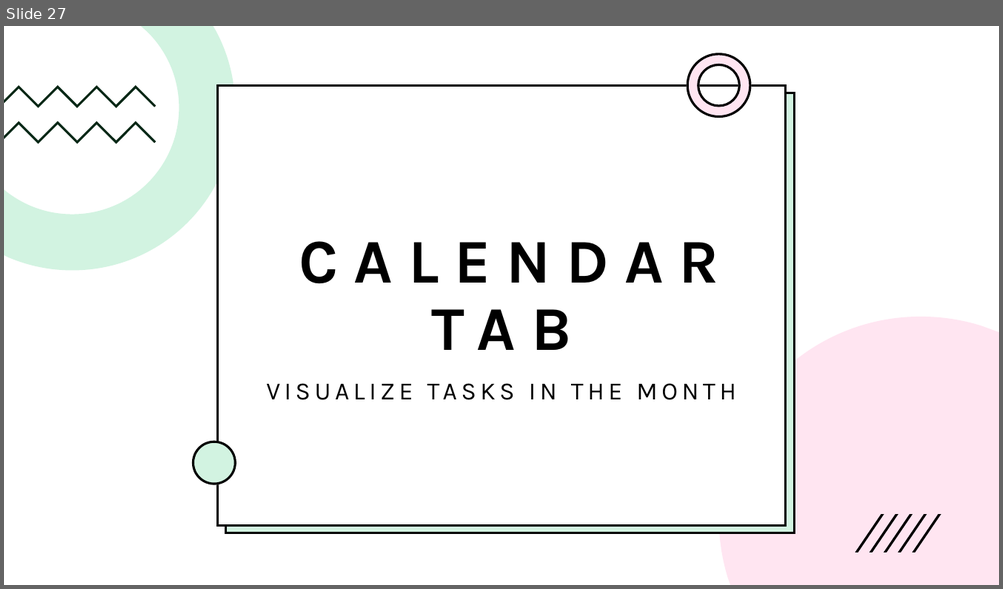
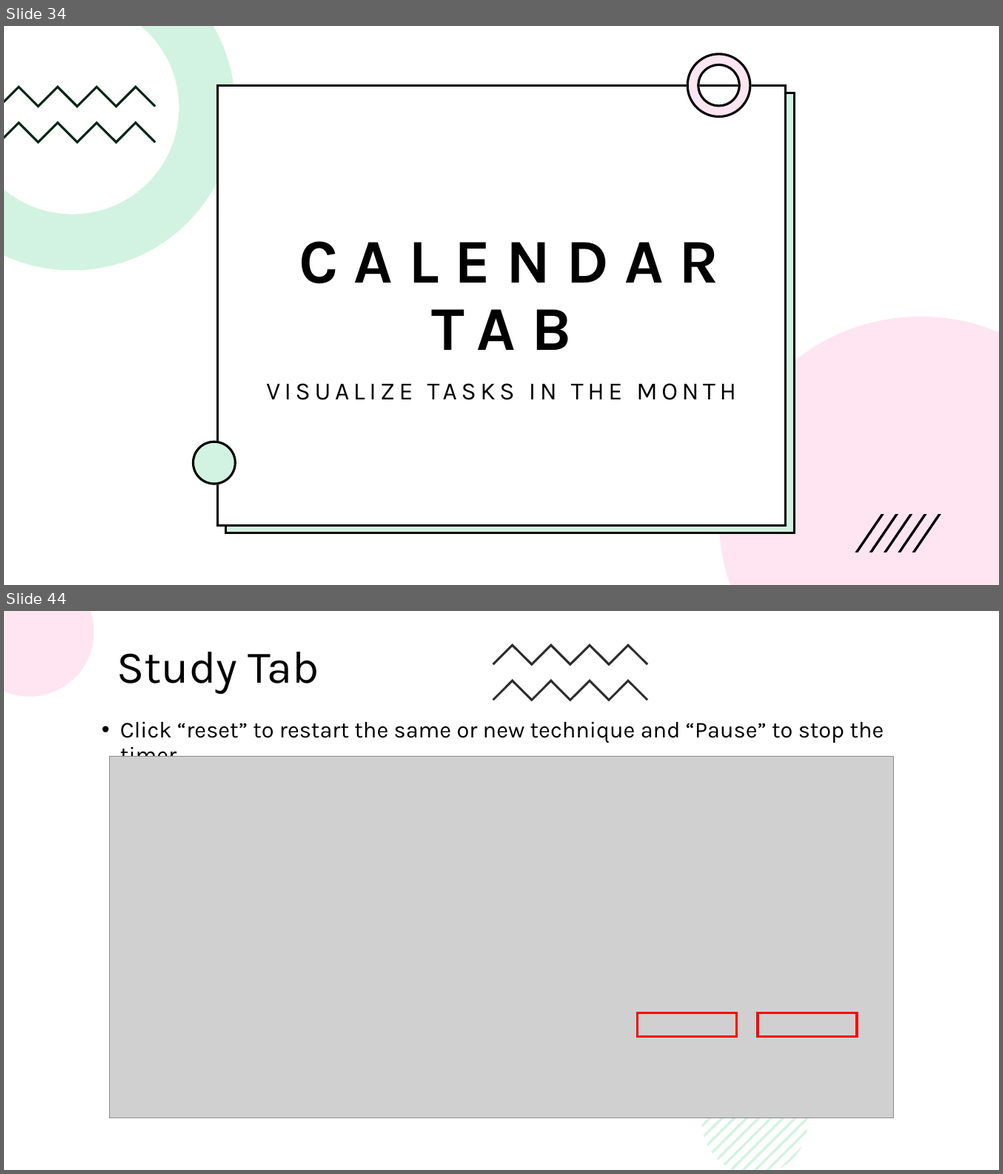
Before and after one commit to BadrGello/Task-Management-App, a slide deck: Documents/Final presentation.pptx. Shown one above the other, each under a label of ours: slide 27 before the commit, slides 34 and 44 after it; the slides between them are not shown. The pictures are 1003x589 and 1003x1174 pixels, drawn with LibreOffice and Linux fonts; fonts in the diff are those of the drawing; grey boxes stand for pictures. Boxes give left, top, right and bottom in pixels: in the first picture for what was removed or moved away, otherwise in the second. Text is boxed around its words. In the diff, an @@ line names an element or a change of style, - is before the commit and + after.

```diff
--- a/Documents/Final presentation.pptx
+++ b/Documents/Final presentation.pptx
@@ slide 44 added at (x1=4, y1=611, x2=999, y2=1170), background #FFFFFF @@
@@ freeform shape added at (x1=4, y1=611, x2=94, y2=697), fill #FF80BD at 20% opacity @@
@@ title added at (x1=117, y1=652, x2=319, y2=694), 44 pt, text #000000 @@
+Study Tab
@@ freeform shape added at (x1=492, y1=644, x2=648, y2=667), fill #2D2D2D @@
@@ freeform shape added at (x1=492, y1=679, x2=648, y2=701), fill #2D2D2D @@
@@ text added at (x1=120, y1=722, x2=884, y2=757), 22 pt, text #000000 @@
+• Click “reset” to restart the same or new technique and “Pause” to stop the timer
@@ picture added at (x1=109, y1=757, x2=893, y2=1119) @@
@@ rectangle added at (x1=637, y1=1013, x2=737, y2=1037), outline #FF0000 2.25 pt @@
@@ rectangle added at (x1=757, y1=1013, x2=856, y2=1037), outline #FF0000 2.25 pt @@
@@ group added at (x1=702, y1=1070, x2=808, y2=1170): 11 freeform shapes @@
@@ what was slide 27 is now slide 34 @@
```
Also in this commit, not shown: 13 slides changed, 17 other slides added, 2 slides removed.
